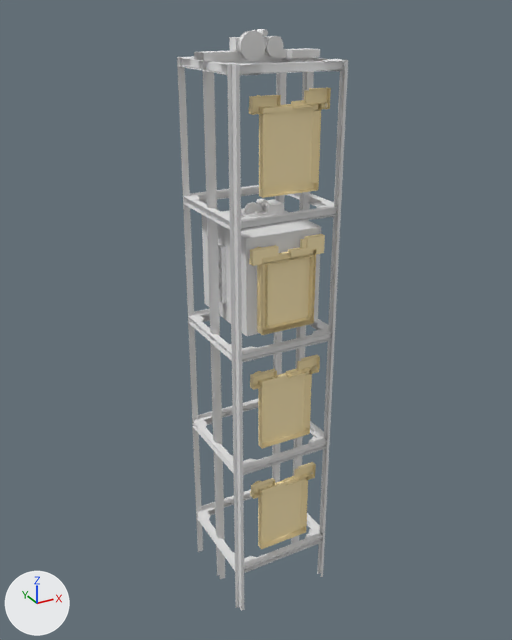
Two versions of the Blender file Assets/Blender Files/World/ElevatorShaft.blend, one commit apart.
Rendered twice from a camera (50 mm lens) standing at (-10.6, -11.5, 12.1) and looking at (3.4, 14.0, -0.6). The axes (+X, +Y, +Z) are drawn at lower left. The lights are the same throughout.

Before the edit, the objects in view are built like this:
```python
me_id2_000 = bpy.data.meshes.new('ID2.000')
me_id2_000.from_pydata(...)  # 364 vertices, 282 faces; spans x -1.65..1.65, y -0.36..0.11, z -1.63..2.14
me_id2_000.materials.append(mat_wallpaper)  # beige #ffecba
me_id2_004 = bpy.data.meshes.new('ID2.004')
me_id2_004.from_pydata(...)  # 280 vertices, 188 faces, 2 loose edges; spans x -1.65..1.65, y -0.3..0.08, z -1.63..2.14
me_id2_004.materials.append(mat_wallpaper)  # beige #ffecba
me_plane = bpy.data.meshes.new('Plane')
me_plane.from_pydata(...)  # 6931 vertices, 3739 faces; spans x -2.5..2.5, y -2.5..2.5, z -12.3..13.3
me_plane.polygons.foreach_set('use_smooth', [True] * 3739)
me_plane.materials.append(mat_elevatorshaft)  # white #e7e7e7
ob_elavator_hall_001 = bpy.data.objects.new('Elavator Hall.001', me_id2_000)
ob_elavator_hall_001.location = (3.4, 11.56, 1.59)
_m = ob_elavator_hall_001.modifiers.new('EdgeSplit', 'EDGE_SPLIT')
ob_elavator_hall_002 = bpy.data.objects.new('Elavator Hall.002', me_id2_004)
ob_elavator_hall_002.location = (3.4, 11.56, -3.85)
_m = ob_elavator_hall_002.modifiers.new('EdgeSplit', 'EDGE_SPLIT')
ob_plane = bpy.data.objects.new('Plane', me_plane)
ob_plane.location = (3.4, 13.7, -1.98)
_m = ob_plane.modifiers.new('EdgeSplit', 'EDGE_SPLIT')
# also in view: 'Cube' at (3.4, 13.7, 2.4); 'Elavator Hall.003' at (3.4, 11.4, -9.2); 'Elavator Hall.000' at (3.4, 11.4, 7.5)
```
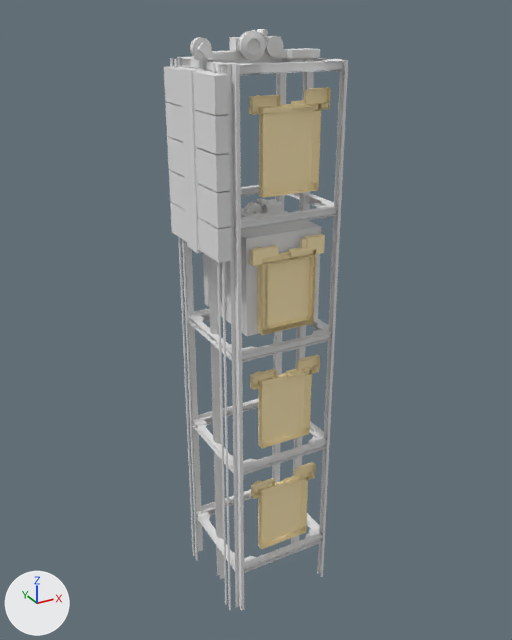
Edits to the bpy script that builds the scene:
```text
Change me_plane:
    used by ob_plane; location = (3.4, 13.7, -1.98)
    remove me_plane.from_pydata(...)  # 6931 vertices, 3739 faces; spans x -2.5..2.5, y -2.5..2.5, z -12.3..13.3
    add me_plane.from_pydata(...)  # 6813 vertices, 3574 faces; spans x -2.8..2.5, y -2.5..2.5, z -12.3..13.3
    me_plane part 1: a new loose piece of 24 vertices spanning x -2.8..-2.7, y 2.0..2.1, z -12.3..12.3, in mat_elevatorshaft (white #e7e7e7)
    me_plane part 2: a new loose piece of 24 vertices spanning x -2.8..-2.7, y -2.2..-2.1, z -12.3..12.3, in mat_elevatorshaft (white #e7e7e7)
    me_plane part 3: a new loose piece of 24 vertices spanning x -2.8..-2.7, y -1.8..-1.7, z -12.3..12.3, in mat_elevatorshaft (white #e7e7e7)
    me_plane part 4: a new loose piece of 24 vertices spanning x -2.8..-2.7, y 1.6..1.7, z -12.3..12.3, in mat_elevatorshaft (white #e7e7e7)
    me_plane part 5: a new loose piece of 14 vertices spanning x -2.7..-1.5, y -0.4..-0.3, z 12.3..12.9, in mat_elevatorshaft (white #e7e7e7)
    me_plane part 6: the loose piece of 128 vertices spanning x -1.0..0.1, y -0.2..0.2, z 12.2..13.3 is deleted
Add me_cube_006:
    me_cube_006.from_pydata(...)  # 496 vertices, 430 faces; spans x -0.1..3.93, y -2.19..2.35, z -3.43..4.74
    me_cube_006.polygons.foreach_set('use_smooth', [True] * 430)
    me_cube_006.materials.append(mat_elevatorshaft)  # white #e7e7e7
Add ob_cube_006:
    ob_cube_006 = bpy.data.objects.new('Cube.006', me_cube_006)
    ob_cube_006.location = (0.37, 13.56, 6.62)
    _m = ob_cube_006.modifiers.new('EdgeSplit', 'EDGE_SPLIT')
    _m.split_angle = 0.541
```

Boxes (x1, y1, x2, y2) around the edits, measured in the pictures (512 x 640 px):
'Plane', reshaped: before (177, 29, 348, 611); after (170, 30, 348, 611)
'Cube.006', added: after (164, 29, 284, 263)
part 1 of me_plane, added: after (170, 58, 195, 556)
part 2 of me_plane, added: after (218, 65, 231, 610)
part 3 of me_plane, added: after (213, 64, 227, 605)
part 4 of me_plane, added: after (174, 59, 198, 561)
part 5 of me_plane, added: after (197, 42, 226, 60)
part 6 of me_plane, deleted: before (237, 31, 266, 61)
